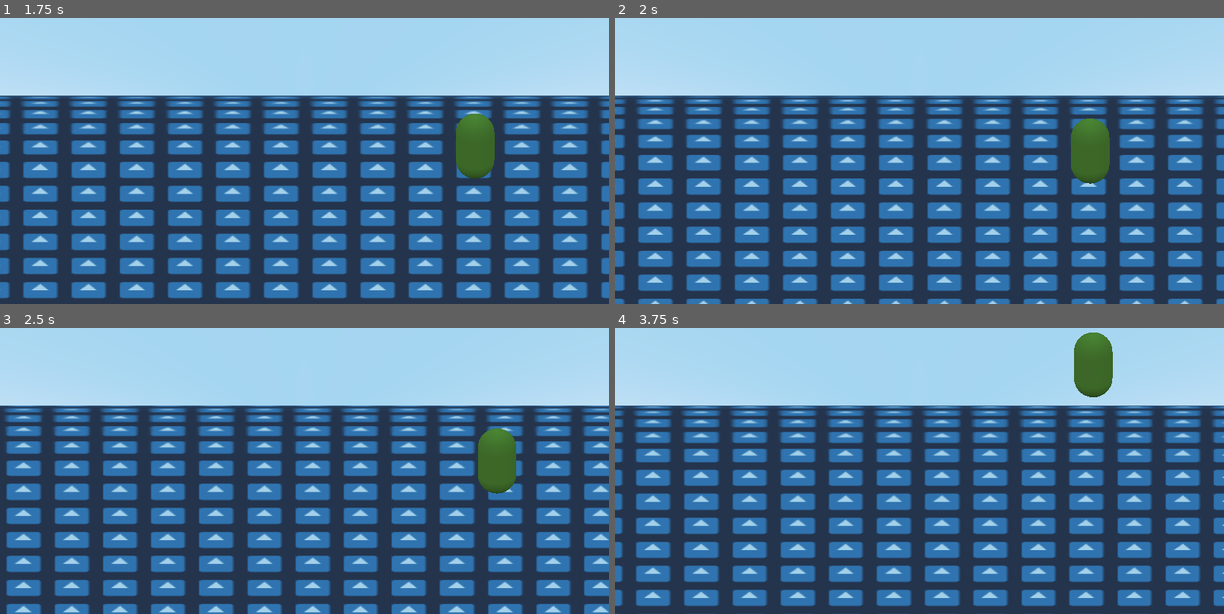
Above: before the commit, frames 1-4 (two rows, left to right).
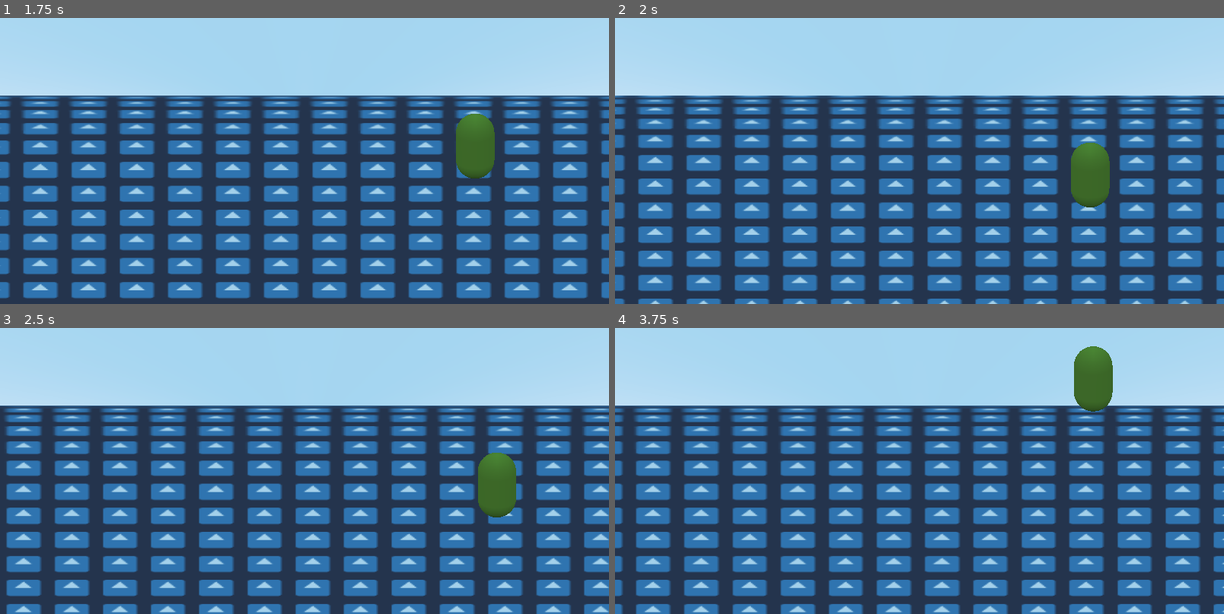
Above: after the commit, the same moments.

Repository: MTareqAzim/tag
Game: Godot game, scene res://Scenes/Worlds/World.tscn
Same seed, same stepped clock (60 frames per second), same inputs: the game is played once before the commit and once after it. The engine's default icon, where the game draws it, is replaced by a stand-in: a white triangle on a blue panel in a dark square.
Inputs:
- Up to frame 1 (1.75 s): tap Enter at 0.5 s; hold D (move_right) 0.53-1.28 s; hold S (move_back) from 1.28 s (still down)
- Up to frame 2 (2 s): keep holding S (move_back)
- Up to frame 3 (2.5 s): release S (move_back) at 2.03 s; hold D (move_right) from 2.03 s (still down)
- Up to frame 4 (3.75 s): release D (move_right) at 2.78 s; hold W (move_forward) 2.78-3.53 s; hold A (move_left) from 3.53 s (still down)

Frame 1 is identical in both runs. In frame 2, 1.7% of the frame differs, in the area x 0-100%, y 27-93%; in frame 3, 1.8%; in frame 4, 41%, in the area x 0-100%, y 1-100%.

Commit message:
Added Groundcast to Player.

Diff:
--- a/Scenes/Cameras/CameraBody.tscn
+++ b/Scenes/Cameras/CameraBody.tscn
@@ -10,6 +10,7 @@
 collision_mask = 16
 script = ExtResource( 1 )
 lock_y = true
+z_distance = 1.5
 
 [node name="CollisionShape" type="CollisionShape" parent="."]
 transform = Transform( 1, 0, 0, 0, 1, 0, 0, 0, 1, 0, 0.2, 0 )
--- a/Scenes/Player/Player.tscn
+++ b/Scenes/Player/Player.tscn
@@ -36,6 +36,11 @@
 mesh = SubResource( 3 )
 material/0 = null
 
+[node name="Groundcast" type="RayCast" parent="."]
+transform = Transform( 1, 0, 0, 0, 1, 0, 0, 0, 1, 0, 0.05, 0 )
+cast_to = Vector3( 0, -3, 0 )
+collision_mask = 16
+
 [node name="Input" type="Node" parent="."]
 script = ExtResource( 3 )
 state_machine = NodePath("../StateMachine")
